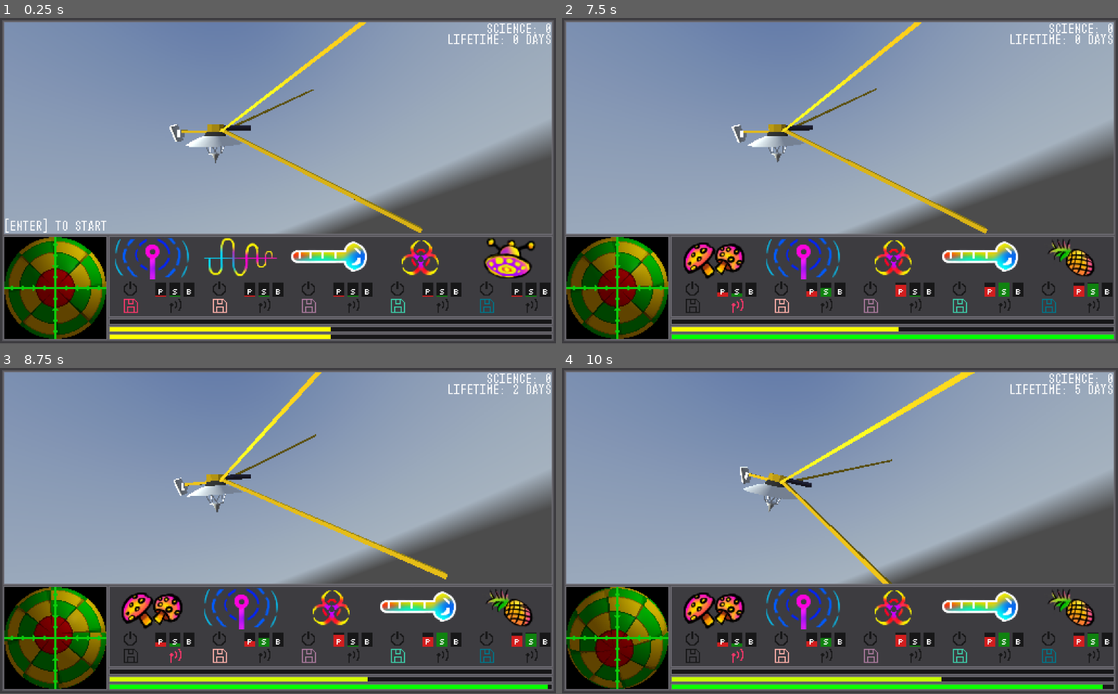
Above: before the commit, frames 1-4 (two rows, left to right).
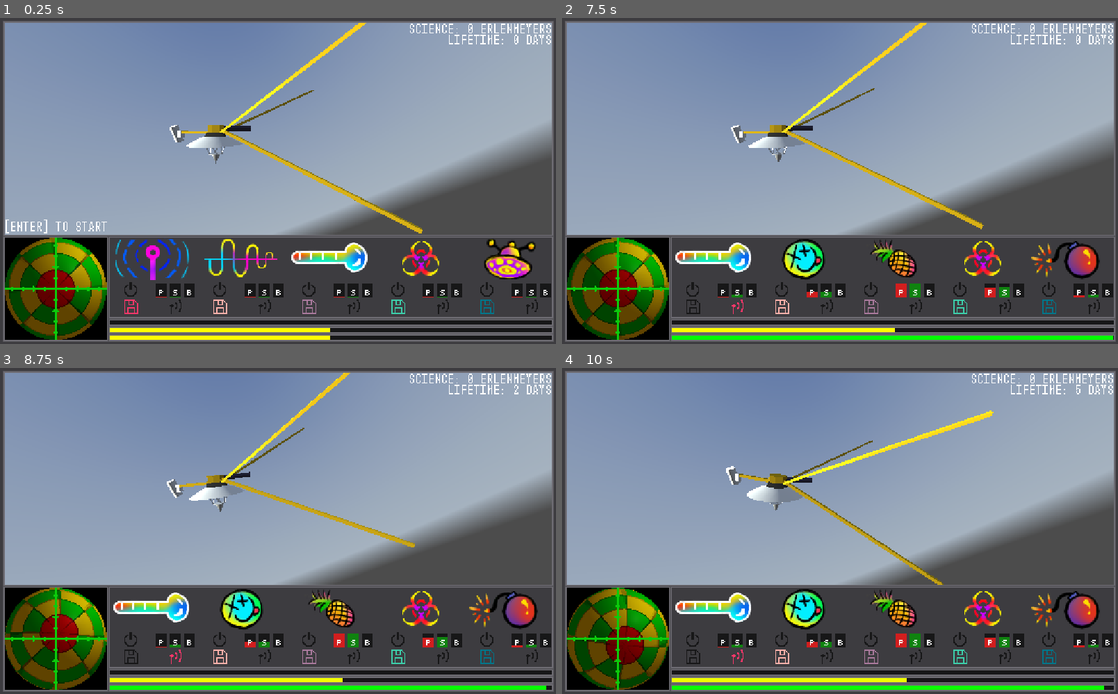
Above: after the commit, the same moments.

Repository: njmuggio/major-jam-isolation
Game: Godot game, scene res://MainLevel.tscn
Two runs of this game, one before a commit and one after it. Both use one fixed random seed, a clock stepped at 60 frames per second and the inputs below. This scene is started directly instead of the project's main scene. A sky picture missing from this copy of the repository is replaced by a grey-blue gradient.
Inputs (mouse positions are in pixels of both pictures, inside the frame that each line leads up to):
- Up to frame 1 (0.25 s): no input
- Up to frame 2 (7.5 s): click (689, 288) at 0.52 s; click (689, 304) at 1.27 s; click (734, 304) at 2.02 s; click (689, 288) at 2.77 s; click (689, 304) at 3.52 s; click (734, 304) at 4.27 s; click (689, 288) at 5.02 s; click (689, 304) at 5.77 s; click (734, 304) at 6.52 s; tap Enter (ui_accept) at 7.25 s; hold Enter (ui_accept) from 7.28 s (still down)
- Up to frame 3 (8.75 s): release Enter (ui_accept) at 8.03 s; tap S (pitch_neg) at 8.1 s; tap Enter (ui_accept) at 8.27, 8.3, 8.57 s
- Up to frame 4 (10 s): hold W (pitch_pos) 8.78-9.53 s; tap Enter (ui_accept) at 9.05, 9.77, 9.8 s; tap A (roll_neg) at 9.6 s
In our replay, the window is 800x468 before the commit and 800x469 after it. These sizes can differ from the game's own. Grey fills any space a smaller window leaves; there, only what the larger window draws over its background counts as a difference.

The runs differ from the first frame. In frame 1, 9.2% of the frame differs, in the area x 0-100%, y 1-100%; in frame 2, 12%; in frame 3, 15%; in frame 4, 16%.

Commit message:
Balance tweaks

Diff:
--- a/MainLevel.gd
+++ b/MainLevel.gd
@@ -5,10 +5,13 @@
 const gameMinutes = 2
 const rtgLifetimeSecs = gameMinutes * 60
 const powerPerSec = 600
-const maxBatteryPower = 10000
+const maxBatteryPower = 30000
 const reactionWheelPowerUse = 10
-const tapeSize = 1000
+const tapeSize = 8000
 const secsPerDay = 0.5
+const idlePowerPerSec = 60
+const maxPowerScienceDiff = 3
+const maxSciMutate = 5
 
 onready var ship = $UiControl/VBoxContainer/ViewportContainer/Viewport/Spatial/Spatial/Satellite
 onready var gimbal = $UiControl/VBoxContainer/HBoxContainer/ViewportContainer/Viewport/Spatial/Gimbal
@@ -18,11 +21,8 @@
 
 onready var initialTransform = ship.transform
 onready var targetBearing = ship.transform.basis.z
-#onready var tapeBar = $UiControl/VBoxContainer/HBoxContainer/VBoxContainer/TapeBar
 onready var tapeRes = $UiControl/VBoxContainer/HBoxContainer/VBoxContainer/TapeRes
-#onready var batBar = $UiControl/VBoxContainer/HBoxContainer/VBoxContainer/BatBar
 onready var batRes = $UiControl/VBoxContainer/HBoxContainer/VBoxContainer/BatRes
-#onready var rtgBar = $UiControl/VBoxContainer/HBoxContainer/VBoxContainer/RtgBar
 onready var rtgRes = $UiControl/VBoxContainer/HBoxContainer/VBoxContainer/RtgRes
 onready var gimbalTransform = gimbal.transform
 
@@ -68,6 +68,8 @@
 var totalLifetime = 0
 var change_sensor_mode = false
 
+var nextSensorMutateTime = 0
+
 
 # Called when the node enters the scene tree for the first time.
 func _ready():
@@ -102,12 +104,11 @@
 	if batRes.value <= 0 and rtgRes.value <= 0:
 		game_over()
 
-	$ScienceLbl.text = "Science: %d" % int(totalSciTransmitted)
+	$ScienceLbl.text = "Science: %d erlenmeyers" % int(totalSciTransmitted)
 	$LifetimeLbl.text = "Lifetime: %d days" % int(totalLifetime / secsPerDay)
 
 	# https://docs.godotengine.org/en/3.2/tutorials/3d/using_transforms.html
 
-#	$UiControl/VBoxContainer/ViewportContainer.stretch_shrink = round(range_lerp(angle_to_earth, 0, 180, 1, 10))
 	$AudioStreamPlayer.pitch_scale = min(1.0, range_lerp(angle_to_earth, 30, 180, 1.0, 0.8))
 	pass
 
@@ -125,8 +126,15 @@
 
 	totalLifetime += delta
 
+	if totalLifetime > nextSensorMutateTime:
+		var sensor = sensors[randi() % sensors.size()]
+		sensor.sciPerTick = clamp(sensor.sciPerTick +  randi() % (maxSciMutate * 2 + 1) - maxSciMutate, 1, 13)
+		nextSensorMutateTime += rand_range(5, 10)
+
 	if rtgRes.value > 0: # As long as RTG is alive, add power to battery
 		batRes.apply(powerPerSec * delta)
+
+	batRes.apply(-idlePowerPerSec * delta)
 
 	# Figure out power requested for rotation
 	var powerNeeded = (abs(pitchMod) + abs(rollMod) + abs(yawMod)) * reactionWheelPowerUse
@@ -215,7 +223,7 @@
 	for sensor in sensors:
 		sensor.reset()
 		sensor.sciPerTick = randi() % 13 + 1
-		sensor.powerPerTick = randi() % 13 + 1
+		sensor.powerPerTick = clamp(round(sensor.sciPerTick + rand_range(-maxPowerScienceDiff, maxPowerScienceDiff)), 1, 13)
 
 	$StartLabel.visible = false
 
@@ -233,10 +241,12 @@
 		sensors[i].sensorTexture = sensorTexes[selections[i]]
 
 	# Random starting velocity
-	rollRate = PI * rand_range(-0.02, 0.02)
-	pitchRate = PI * rand_range(-0.02, 0.02)
-	yawRate = PI * rand_range(-0.02, 0.02)
+	rollRate = PI * rand_range(-0.03, 0.03)
+	pitchRate = PI * rand_range(-0.03, 0.03)
+	yawRate = PI * rand_range(-0.03, 0.03)
 	ship.transform = initialTransform
+
+	nextSensorMutateTime = rand_range(5, 10)
 
 	# Init game
 	totalSciTransmitted = 0
--- a/MainLevel.tscn
+++ b/MainLevel.tscn
@@ -189,6 +189,7 @@
 
 [node name="AudioStreamPlayer" type="AudioStreamPlayer" parent="."]
 stream = ExtResource( 1 )
+volume_db = -15.0
 autoplay = true
 
 [node name="ScienceLbl" type="Label" parent="."]
@@ -197,7 +198,7 @@
 margin_right = 508.0
 margin_bottom = 20.0
 custom_fonts/font = ExtResource( 9 )
-text = "Science: 0"
+text = "Science: 0 erlenmeyers"
 align = 2
 __meta__ = {
 "_edit_use_anchors_": false
--- a/Resource.tscn
+++ b/Resource.tscn
@@ -19,6 +19,7 @@
 margin_right = 407.0
 margin_bottom = 4.0
 rect_min_size = Vector2( 0, 4 )
+step = 0.1
 texture_under = ExtResource( 2 )
 texture_progress = ExtResource( 1 )
 __meta__ = {
--- a/Tutorial.tscn
+++ b/Tutorial.tscn
@@ -200,6 +200,7 @@
 
 [node name="AudioStreamPlayer" type="AudioStreamPlayer" parent="."]
 stream = ExtResource( 1 )
+volume_db = -15.0
 autoplay = true
 
 [node name="ScienceLbl" type="Label" parent="."]
@@ -208,7 +209,7 @@
 margin_right = 508.0
 margin_bottom = 20.0
 custom_fonts/font = ExtResource( 9 )
-text = "Science: 0"
+text = "Science: 0 erlenmeyers"
 align = 2
 __meta__ = {
 "_edit_use_anchors_": false
--- a/project.godot
+++ b/project.godot
@@ -38,6 +38,8 @@
 
 [display]
 
+window/stretch/mode="viewport"
+window/stretch/aspect="keep"
 window/stretch/shrink=2.0
 
 [input]
